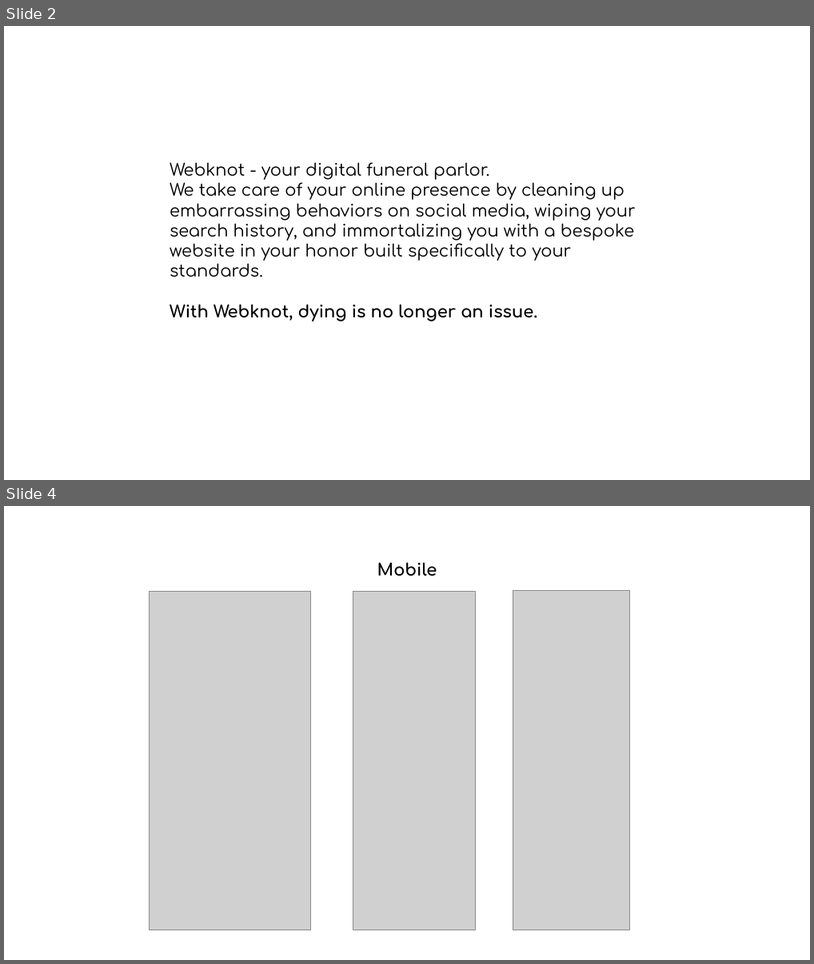
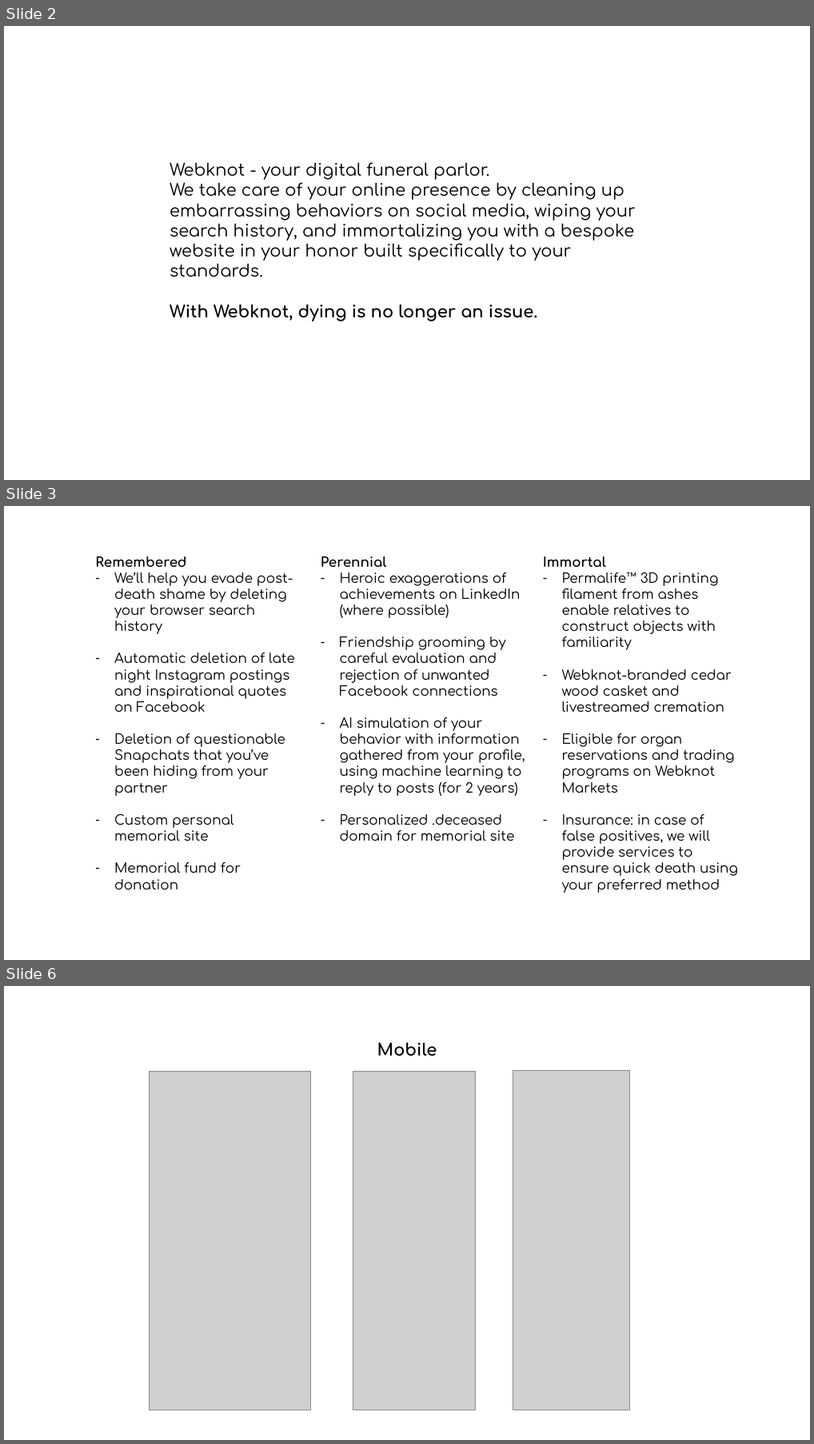
Before and after one commit to henrik-aq/Webknot, a slide deck: presentation/webknot.pptx. Shown one above the other, each under a label of ours: slides 2 and 4 before the commit, slides 2, 3 and 6 after it; the slides between them are not shown. The pictures are 814x964 and 814x1444 pixels, drawn with LibreOffice and Linux fonts; fonts in the diff are those of the drawing; grey boxes stand for pictures. Boxes give left, top, right and bottom in pixels: in the first picture for what was removed or moved away, otherwise in the second. Text is boxed around its words. In the diff, an @@ line names an element or a change of style, - is before the commit and + after.

```diff
--- a/presentation/webknot.pptx
+++ b/presentation/webknot.pptx
@@ slide 3 added at <box>4,506,810,960</box>, background #FFFFFF @@
@@ text added at <box>95,556,295,889</box>, 16 pt, text #000000 @@
+Remembered
+– We’ll help you evade post-death shame by deleting your browser search history
+– Automatic deletion of late night Instagram postings and inspirational quotes on Facebook
+– Deletion of questionable Snapchats that you’ve been hiding from your partner
+– Custom personal memorial site
+– Memorial fund for donation
@@ text added at <box>321,556,526,840</box>, 16 pt, text #000000 @@
+Perennial
+– Heroic exaggerations of achievements on LinkedIn (where possible)
+– Friendship grooming by careful evaluation and rejection of unwanted Facebook connections
+– AI simulation of your behavior with information gathered from your profile, using machine learning to reply to posts (for 2 years)
+– Personalized .deceased domain for memorial site
@@ text added at <box>543,556,738,892</box>, 16 pt, text #000000 @@
+Immortal
+– Permalife™ 3D printing filament from ashes enable relatives to construct objects with familiarity
+– Webknot-branded cedar wood casket and livestreamed cremation
+– Eligible for organ reservations and trading programs on Webknot Markets
+– Insurance: in case of false positives, we will provide services to ensure quick death using your preferred method
@@ what was slide 4 is now slide 6 @@
```
Also in this commit, not shown: 2 slides changed, 1 other slide added, 1 other file.
